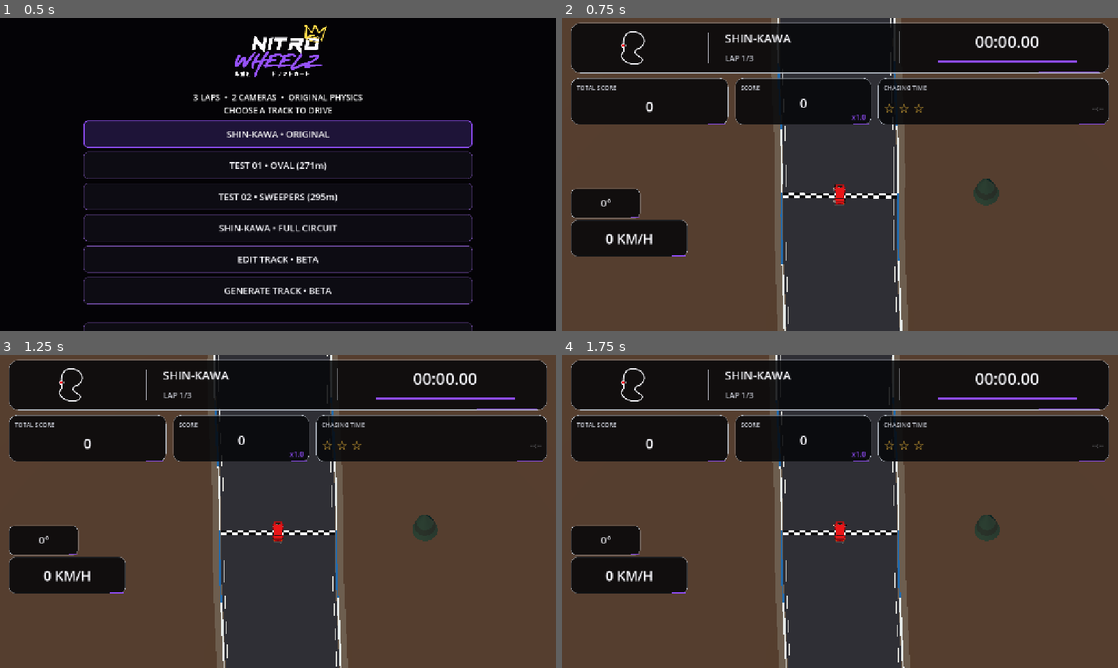
Above: before the commit, frames 1-4 (two rows, left to right).
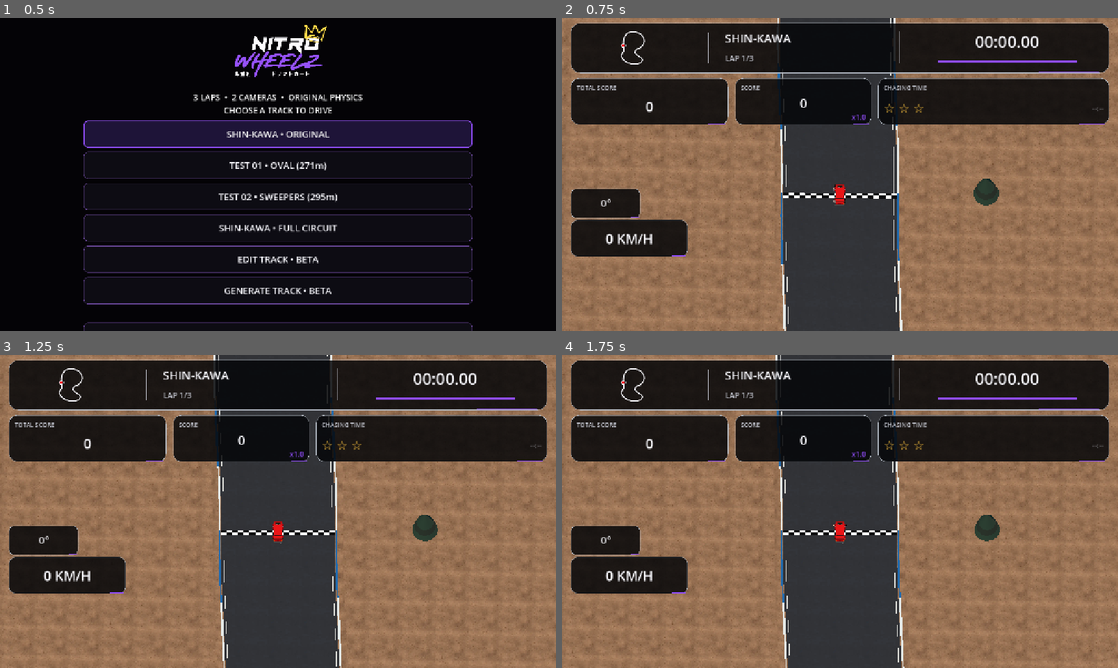
Above: after the commit, the same moments.

Repository: karllondor/Nitro-Wheelz-
Game: Godot game, scene res://scenes/boot.tscn
The game is run twice, just before and just after one commit, with the same random seed, the same clock (stepped at 60 frames per second) and the same inputs.
Inputs (mouse positions are in pixels of both pictures, inside the frame that each line leads up to):
- Up to frame 1 (0.5 s): no input
- Up to frame 2 (0.75 s): click "SHIN-KAWA • ORIGINAL" at 0.5 s
- Up to frame 3 (1.25 s): no input
- Up to frame 4 (1.75 s): tap Enter at 1.25 s; move the mouse to (962, 495) at 1.27 s; hold D (move_right) from 1.28 s (still down); hold Space (action_primary) from 1.28 s (still down); click (962, 495) at 1.42 s

Frame 1 is identical in both runs. In frame 2, 52% of the frame differs, in the area x 0-100%, y 0-100%; in frame 3, 52%; in frame 4, 52%.

Commit message:
render(v0.1.11): user asphalt and sand tiled on roads, shoulder and exterior terrain

Diff:
--- a/game/scripts/world/drift_track.gd
+++ b/game/scripts/world/drift_track.gd
@@ -9,6 +9,8 @@
 var track_data_path: String = TRACK_DATA
 var display_name: String = "Shin-Kawa Drift Park"
 const DNA = preload("res://scripts/world/track_dna.gd")
+const ASPHALT = preload("res://assets/surfaces/asphalt.webp")
+const SAND = preload("res://assets/surfaces/sand.webp")
 const HALF_ROAD_WIDTH: float = 12.0  # legacy test compatibility, local widths vary
 const CAR_WALL_CLEARANCE: float = 1.18
 const WALL_HEIGHT: float = 1.30
@@ -145,13 +147,18 @@
         var q: Vector3 = Vector3(b[i].x,height,b[i].y)
         var r: Vector3 = Vector3(a[next_i].x,height,a[next_i].y)
         var u: Vector3 = Vector3(b[next_i].x,height,b[next_i].y)
-        _add_tri(st,p,r,q,tint)
-        _add_tri(st,q,r,u,tint)
+        var colour: Color = Color.WHITE if label in ["Single continuous driving surface","Compacted shoulder"] else tint
+        _add_tri(st,p,r,q,colour)
+        _add_tri(st,q,r,u,colour)
     var arr: ArrayMesh = st.commit()
     var mat := StandardMaterial3D.new()
     mat.vertex_color_use_as_albedo = true
     mat.shading_mode = BaseMaterial3D.SHADING_MODE_UNSHADED
     mat.cull_mode = BaseMaterial3D.CULL_DISABLED
+    if label == "Single continuous driving surface":
+        mat.albedo_texture = ASPHALT
+    elif label == "Compacted shoulder":
+        mat.albedo_texture = SAND
     arr.surface_set_material(0,mat)
     var mesh := MeshInstance3D.new()
     mesh.name = label
@@ -163,6 +170,8 @@
     for p in [a,b,c]:
         st.set_color(tint)
         st.set_normal(Vector3.UP)
+        # World-space UVs make adjacent procedural segments seamlessly tile.
+        st.set_uv(Vector2(p.x,p.z)/7.0)
         st.add_vertex(p)
         # Optional collision vertices are returned by explicit wall helper.
 
@@ -251,7 +260,10 @@
     plane.mesh = ground
     plane.position.y = -0.08
     var m := StandardMaterial3D.new()
-    m.albedo_color = Color(0.31,0.27,0.22)
+    m.albedo_color = Color(1.0,1.0,1.0)
+    m.albedo_texture = SAND
+    m.uv1_scale = Vector3(650.0/7.0,650.0/7.0,1.0)
+    m.shading_mode = BaseMaterial3D.SHADING_MODE_UNSHADED
     plane.material_override = m
     add_child(plane)
     var sun := DirectionalLight3D.new()
